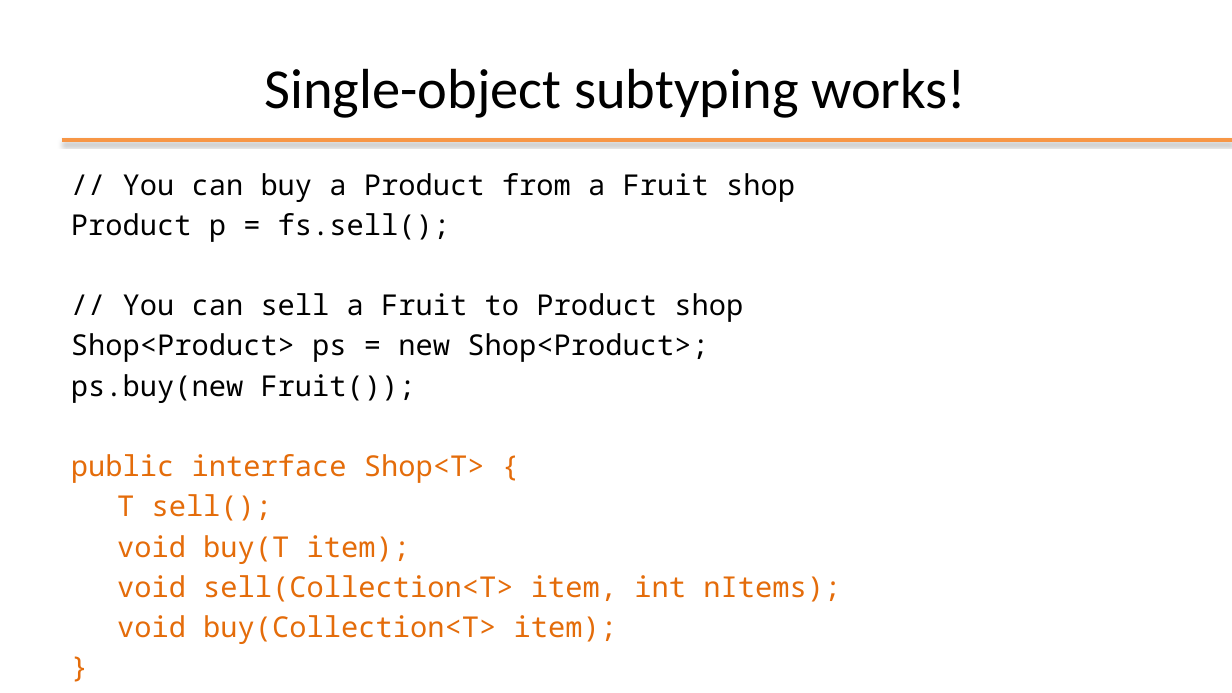
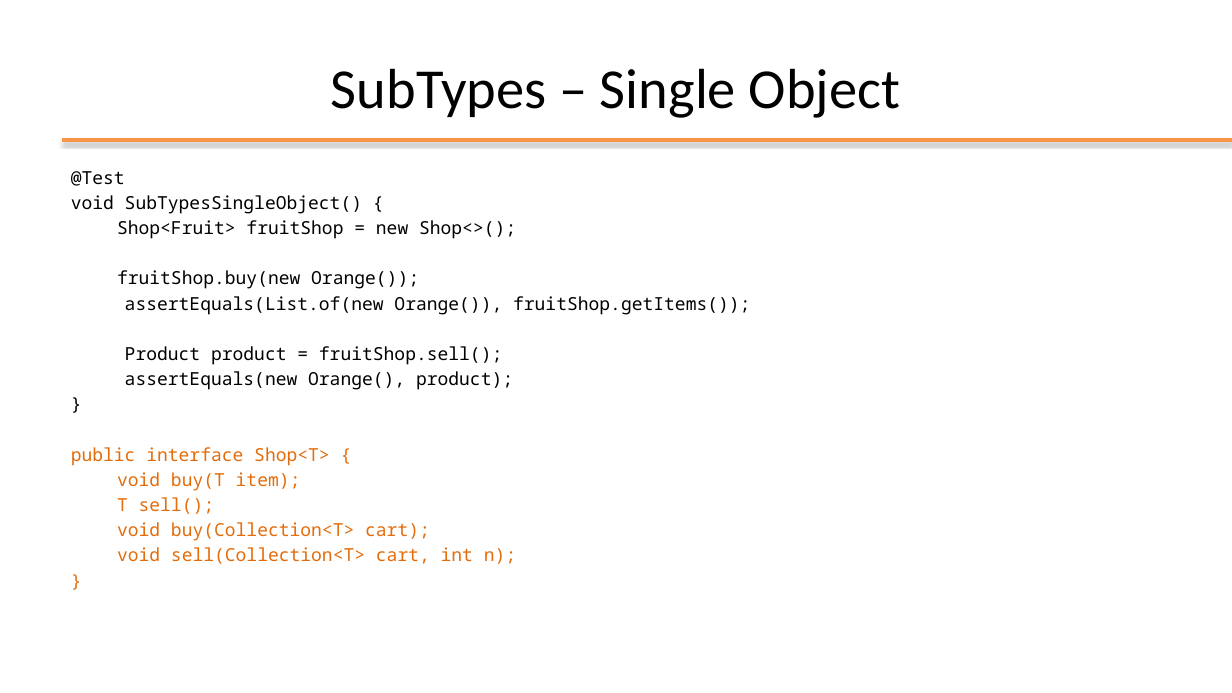
Before and after one commit to plctechnician/ooprogramming, a slide deck: slide 7 of java/slides/ppt/05 - Java Generic Data Structures.pptx. Drawn at 1232x693 pixels with LibreOffice and Linux fonts; fonts in the diff are those of the drawing; background and template pictures are left out. Boxes give left, top, right and bottom in pixels: in the first picture for what was removed or moved away, otherwise in the second. Text is boxed around its words. In the diff, an @@ line names an element or a change of style, - is before the commit and + after.

```diff
--- a/java/slides/ppt/05 - Java Generic Data Structures.pptx
+++ b/java/slides/ppt/05 - Java Generic Data Structures.pptx
@@ title at box(331, 68, 900, 118): text changed @@
-Single-object subtyping works!
+SubTypes – Single Object
@@ text at box(71, 171, 750, 390): text changed; size 22.4 to 14 pt @@
-// You can buy a Product from a Fruit shop
-Product p = fs.sell();
-// You can sell a Fruit to Product shop
-Shop<Product> ps = new Shop<Product>;
-ps.buy(new Fruit());
+@Test
+void SubTypesSingleObject() {
+Shop<Fruit> fruitShop = new Shop<>();
+fruitShop.buy(new Orange());
+assertEquals(List.of(new Orange()), fruitShop.getItems());
+Product product = fruitShop.sell();
+assertEquals(new Orange(), product);
+}
@@ text at box(71, 447, 330, 514): size 22.4 to 14 pt in "public interface Shop<T> {", "T sell();", "}"; less space between paragraphs @@
@@ text at box(117, 472, 301, 491): paragraph added @@
+void buy(T item);
@@ text at box(117, 522, 516, 564): text changed; size 22.4 to 14 pt @@
-void buy(T item);
-void sell(Collection<T> item, int nItems);
-void buy(Collection<T> item);
+void buy(Collection<T> cart);
+void sell(Collection<T> cart, int n);
```
Also in this commit, not shown: 13 other slides changed, 4 slides added, 2 slides removed, 14 other files.
